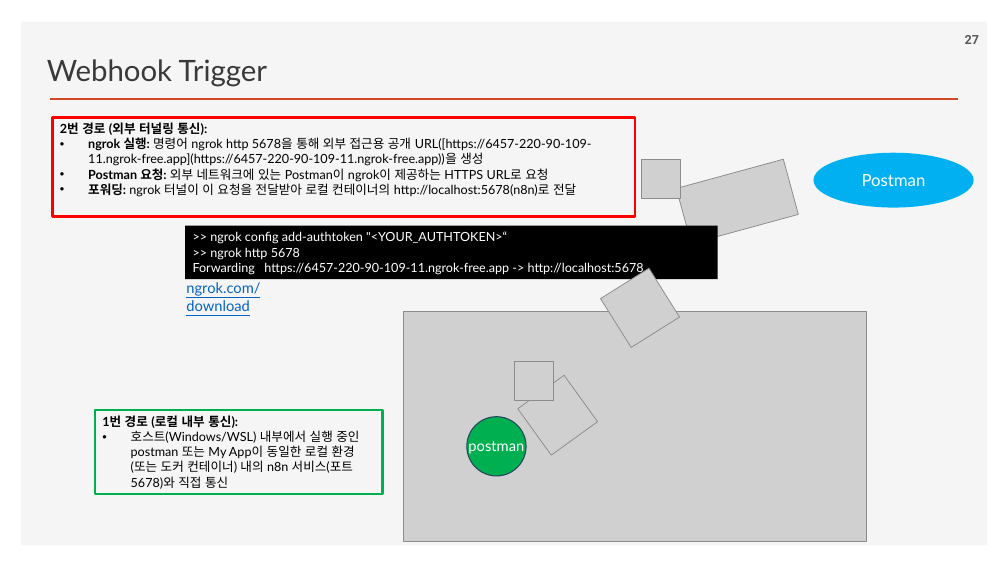
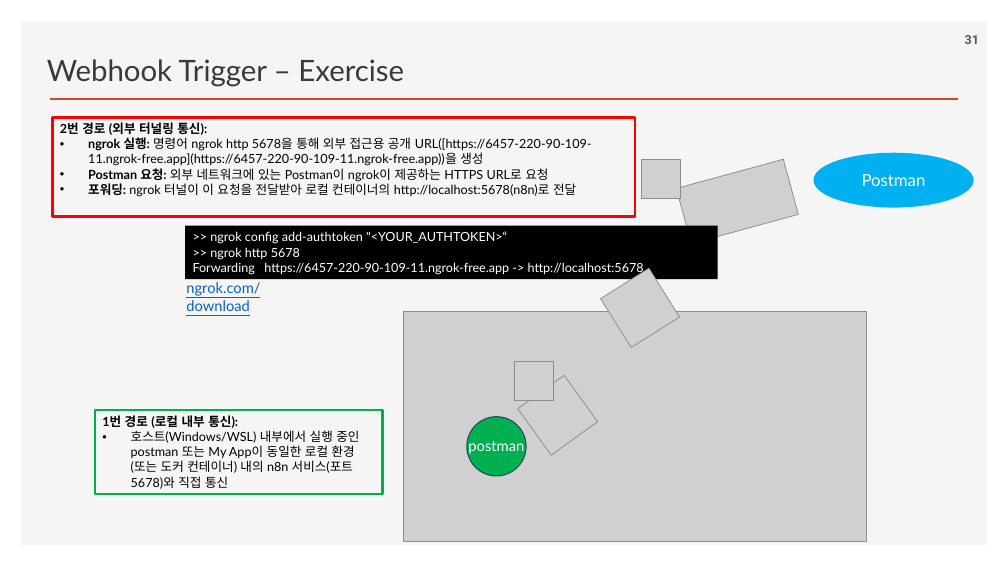
Before and after one commit to ancestor9/2026_Fall_AI-Workflow, a slide deck: slide 31 of PPTs/04_AI Workflow_n8n.pptx (slide 27 before the commit). Drawn at 1008x567 pixels with LibreOffice and Linux fonts; fonts in the diff are those of the drawing; grey boxes stand for pictures; background and template pictures are left out. Boxes give left, top, right and bottom in pixels: in the first picture for what was removed or moved away, otherwise in the second. Text is boxed around its words. In the diff, an @@ line names an element or a change of style, - is before the commit and + after.

```diff
--- a/PPTs/04_AI Workflow_n8n.pptx
+++ b/PPTs/04_AI Workflow_n8n.pptx
@@ text at (47, 59, 404, 86): text changed @@
-Webhook Trigger
+Webhook Trigger – Exercise
@@ page number at (965, 35, 979, 44): text changed @@
-27
+31
```
Also in this commit, not shown: 3 other slides changed, 4 slides added.
